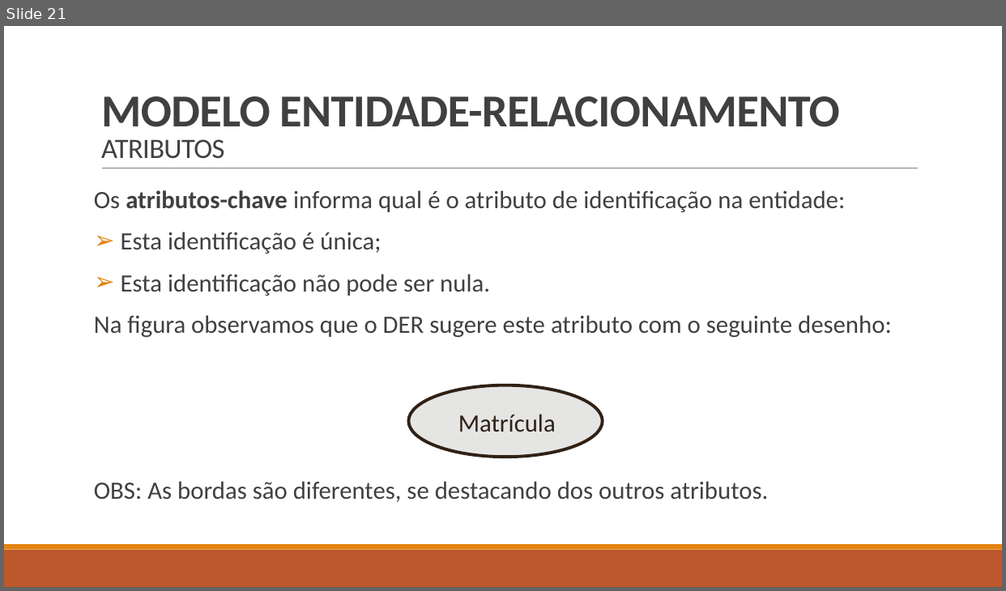
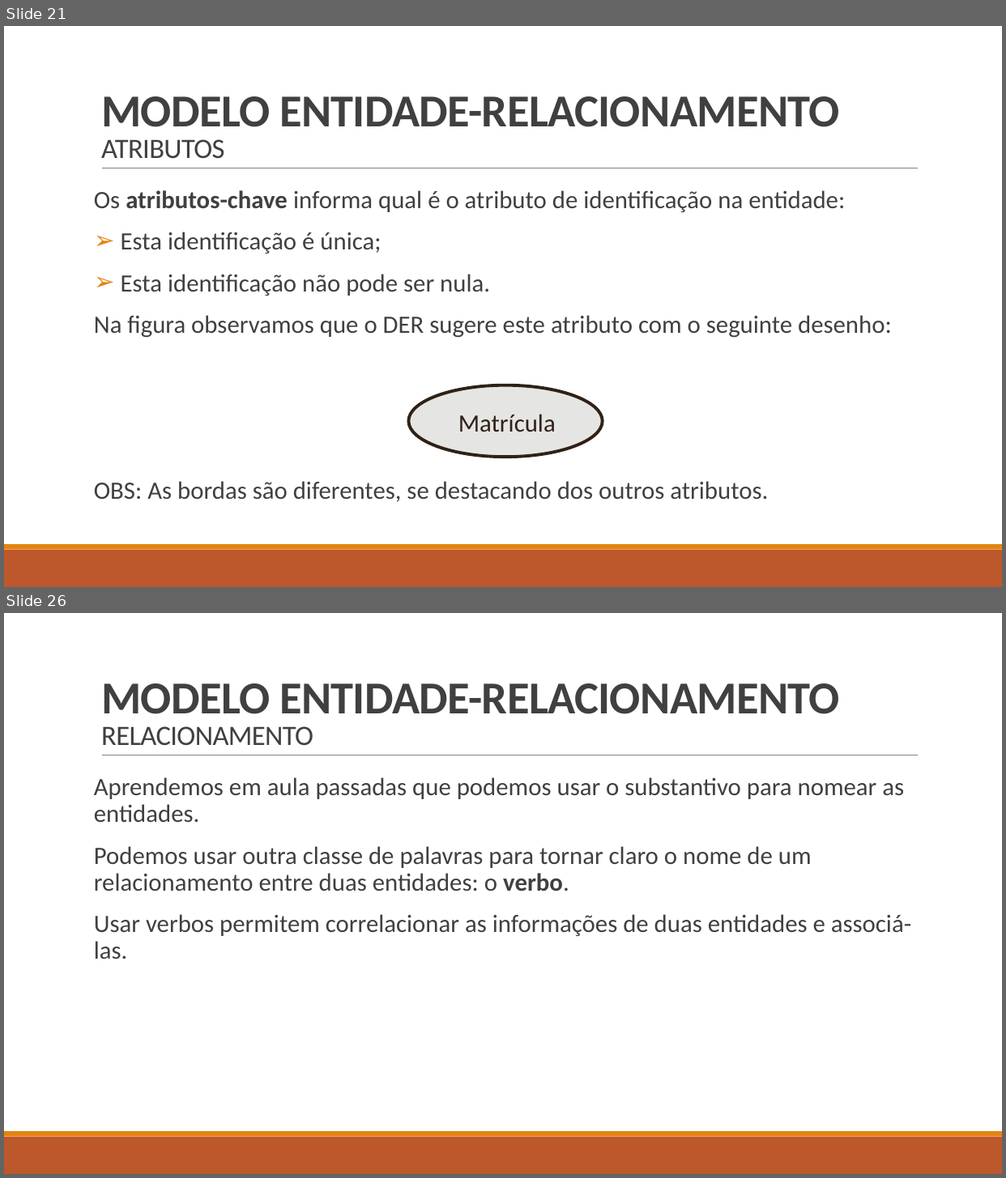
Before and after one commit to LucasHerculanoAmaro/Minhas-Aulas, a slide deck: Euripedes Simões de Paula/Banco de Dados/Aula 5/Projeto de banco de dados.pptx. Shown one above the other, each under a label of ours: slide 21 before the commit, slides 21 and 26 after it; the slides between them are not shown. The pictures are 1006x591 and 1006x1178 pixels, drawn with LibreOffice and Linux fonts; fonts in the diff are those of the drawing. Boxes give left, top, right and bottom in pixels: in the first picture for what was removed or moved away, otherwise in the second. Text is boxed around its words. In the diff, an @@ line names an element or a change of style, - is before the commit and + after.

Commit message:
Atualizando o slide da aula 5 (adicionando slides sobre atriutos e Modelo Entidade-Relacionamento)

```diff
--- a/Euripedes Simões de Paula/Banco de Dados/Aula 5/Projeto de banco de dados.pptx
+++ b/Euripedes Simões de Paula/Banco de Dados/Aula 5/Projeto de banco de dados.pptx
@@ slide 26 added at box(4, 613, 1002, 1174), background #FFFFFF; not listed: 3 template elements that a slide beside it also shows @@
@@ title added at box(101, 683, 840, 746), 44 pt, text #404040, bold @@
+MODELO ENTIDADE-RELACIONAMENTO
+RELACIONAMENTO
@@ text added at box(94, 777, 911, 960), 24 pt, text #404040 @@
+Aprendemos em aula passadas que podemos usar o substantivo para nomear as entidades.
+Podemos usar outra classe de palavras para tornar claro o nome de um relacionamento entre duas entidades: o verbo.
+Usar verbos permitem correlacionar as informações de duas entidades e associá-las.
```
Also in this commit, not shown: 25 other slides added.
